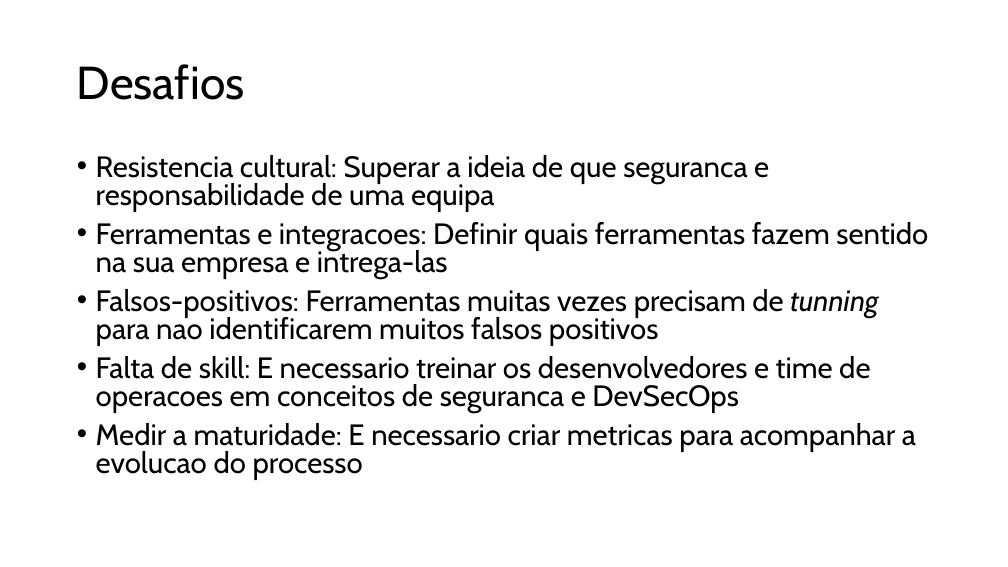
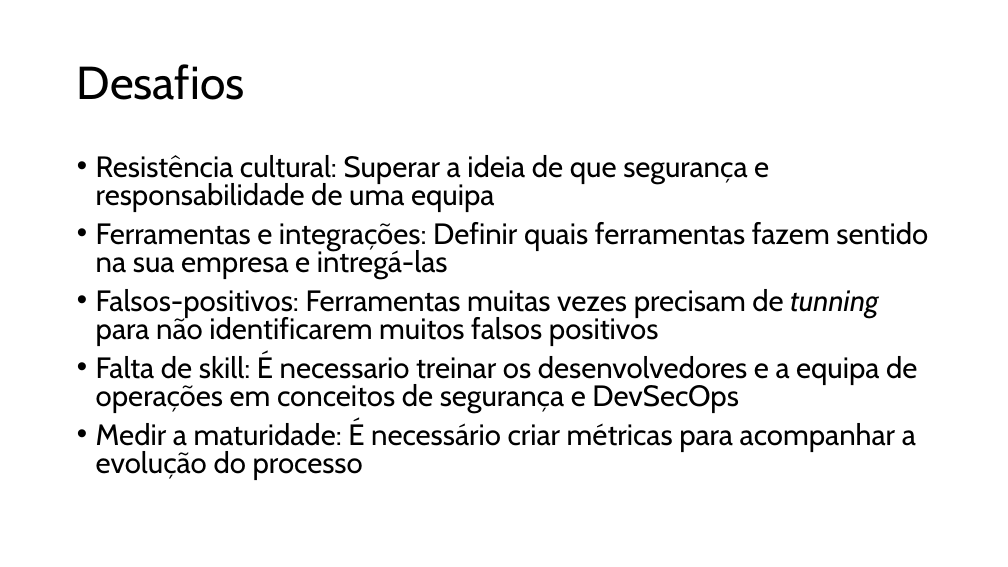
Before and after one commit to raqsilva8/pme-devsecops-toolkit, a slide deck: slide 13 of Material_de_Treino/DevSecOps_tecnico.pptx. Drawn at 1008x567 pixels with LibreOffice and Linux fonts; fonts in the diff are those of the drawing. Boxes give left, top, right and bottom in pixels: in the first picture for what was removed or moved away, otherwise in the second. Text is boxed around its words. In the diff, an @@ line names an element or a change of style, - is before the commit and + after.

```diff
--- a/Material_de_Treino/DevSecOps_tecnico.pptx
+++ b/Material_de_Treino/DevSecOps_tecnico.pptx
@@ text at box(96, 155, 928, 480): text changed @@
-• Resistencia cultural: Superar a ideia de que seguranca e responsabilidade de uma equipa
-• Ferramentas e integracoes: Definir quais ferramentas fazem sentido na sua empresa e intrega-las
-• Falsos-positivos: Ferramentas muitas vezes precisam de tunning para nao identificarem muitos falsos positivos
-• Falta de skill: E necessario treinar os desenvolvedores e time de operacoes em conceitos de seguranca e DevSecOps
-• Medir a maturidade: E necessario criar metricas para acompanhar a evolucao do processo
+• Resistência cultural: Superar a ideia de que segurança e responsabilidade de uma equipa
+• Ferramentas e integrações: Definir quais ferramentas fazem sentido na sua empresa e intregá-las
+• Falsos-positivos: Ferramentas muitas vezes precisam de tunning para não identificarem muitos falsos positivos
+• Falta de skill: É necessario treinar os desenvolvedores e a equipa de operações em conceitos de segurança e DevSecOps
+• Medir a maturidade: É necessário criar métricas para acompanhar a evolução do processo
```
Also in this commit, not shown: 13 other slides changed, 1 other file.
